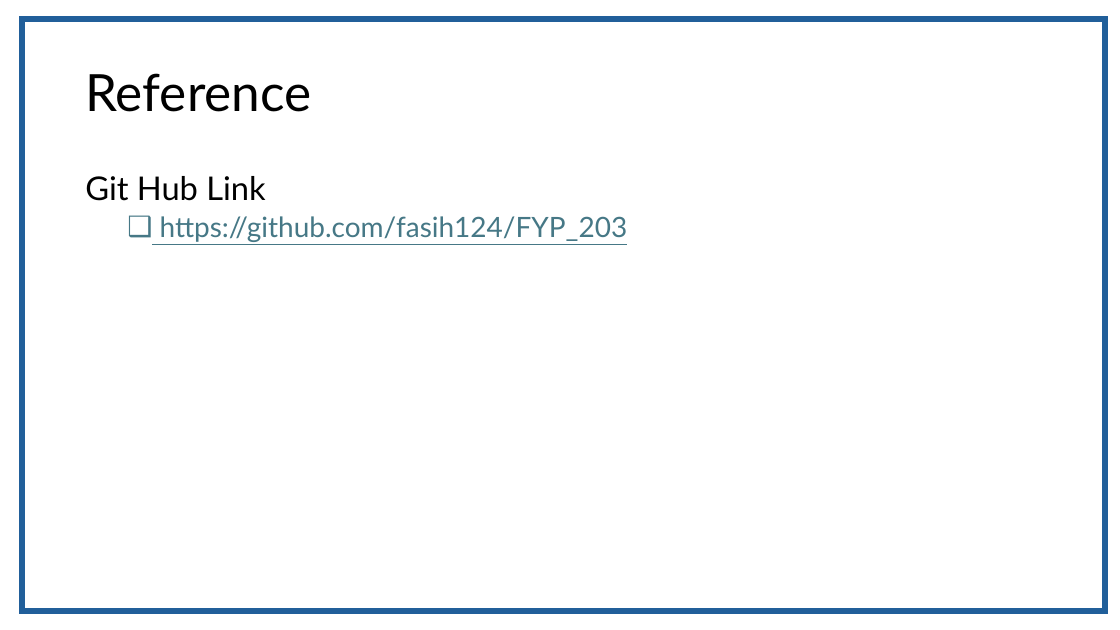
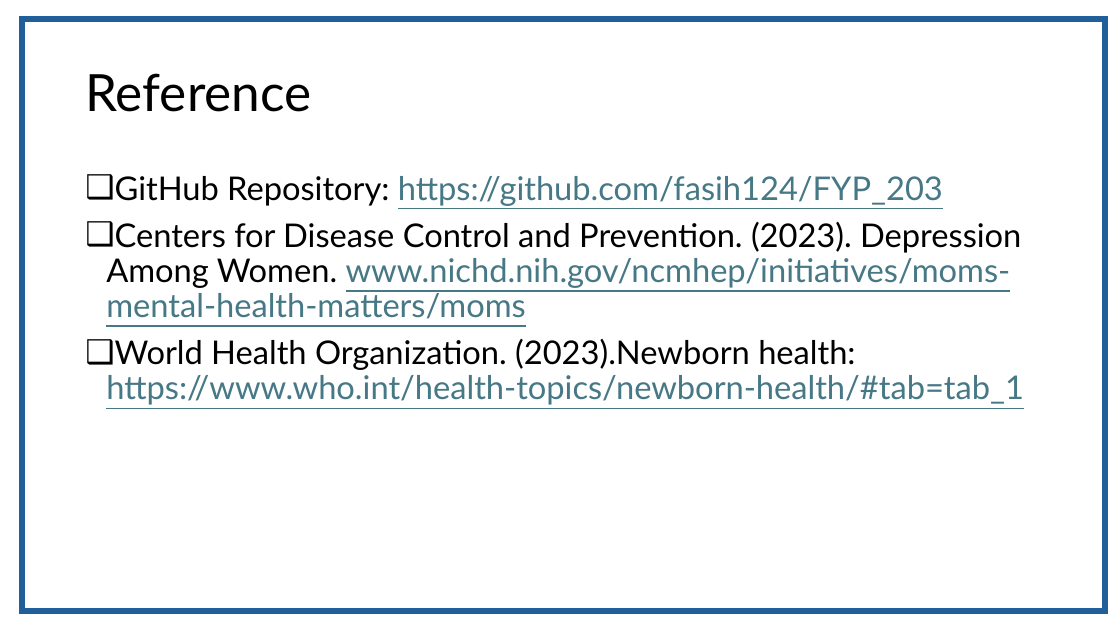
Before and after one commit to fasih124/FYP_203, a slide deck: slide 26 of Requirement/specification/CareNest.pptx (slide 27 before the commit). Drawn at 1120x630 pixels with LibreOffice and Linux fonts; fonts in the diff are those of the drawing. Boxes give left, top, right and bottom in pixels: in the first picture for what was removed or moved away, otherwise in the second. Text is boxed around its words. In the diff, an @@ line names an element or a change of style, - is before the commit and + after.

```diff
--- a/Requirement/specification/CareNest.pptx
+++ b/Requirement/specification/CareNest.pptx
@@ text at bbox=[106, 176, 1024, 405]: text changed; size 24 to 28 pt @@
-Git Hub Link
-  ❑ https://github.com/fasih124/FYP_203
+❑ GitHub Repository: https://github.com/fasih124/FYP_203
+❑ Centers for Disease Control and Prevention. (2023). Depression Among Women. www.nichd.nih.gov/ncmhep/initiatives/moms-mental-health-matters/moms
+❑ World Health Organization. (2023).Newborn health: https://www.who.int/health-topics/newborn-health/#tab=tab_1
```
Also in this commit, not shown: 3 other slides changed, 1 slide added, 2 slides removed.
